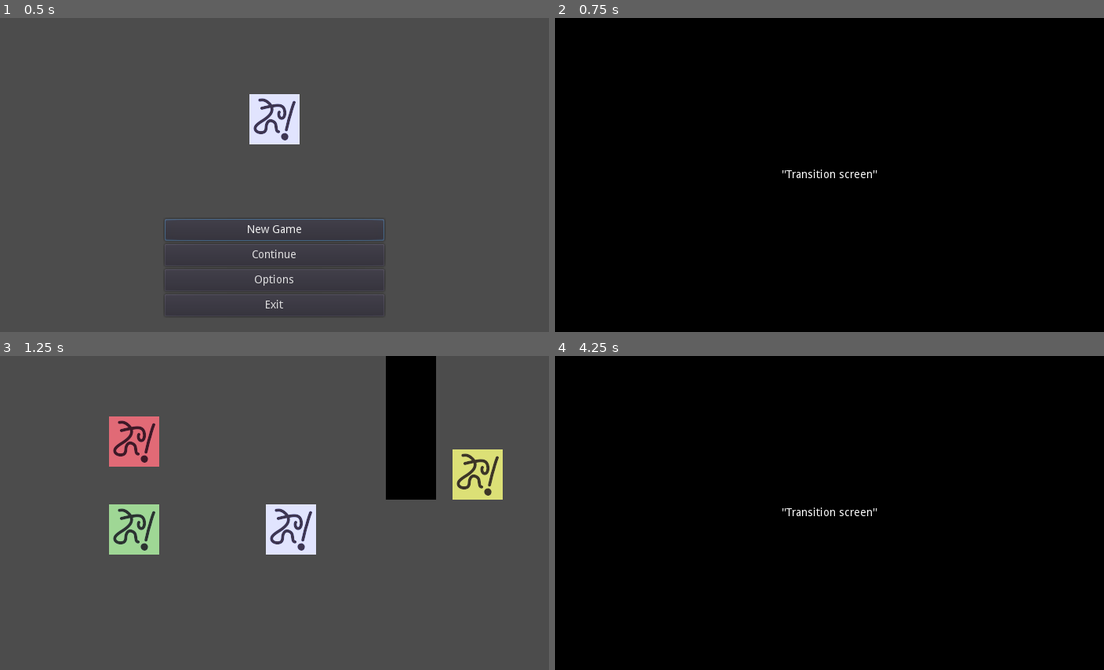
Above: before the commit, frames 1-4 (two rows, left to right).
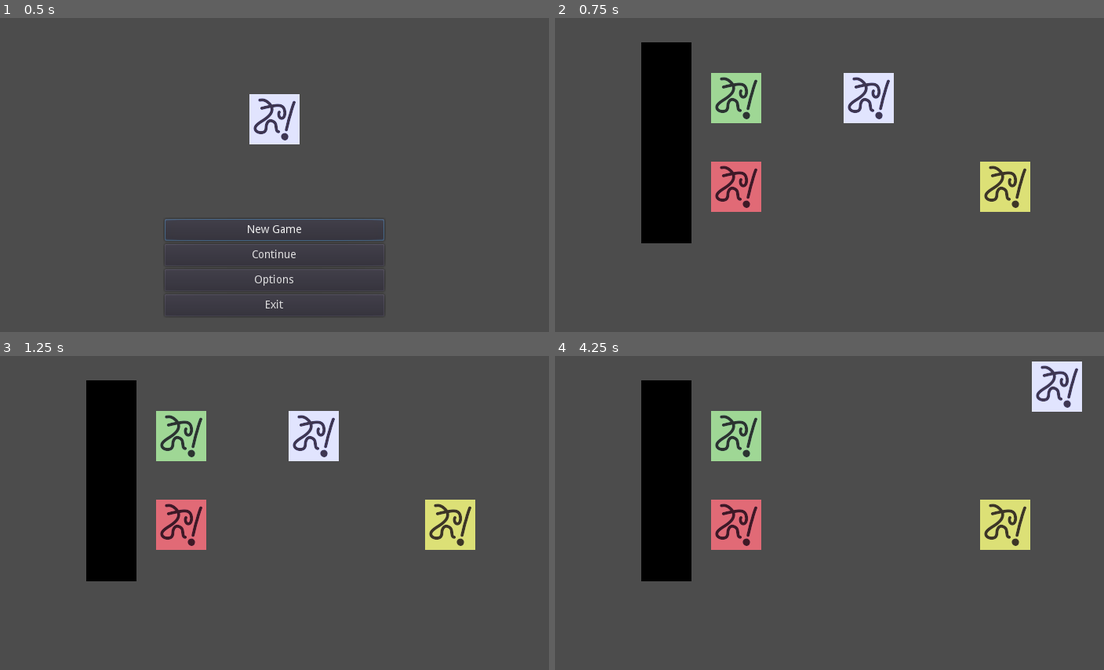
Above: after the commit, the same moments.

Repository: Kapendev/volta
Game: Godot game, scene res://src/scenes/Main.tscn
The game is run twice, just before and just after one commit, with the same random seed, the same clock (stepped at 60 frames per second) and the same inputs.
Inputs:
- Up to frame 1 (0.5 s): no input
- Up to frame 2 (0.75 s): click "Options" at 0.5 s
- Up to frame 3 (1.25 s): no input
- Up to frame 4 (4.25 s): tap Enter (ui_accept) at 1.25, 2.1, 2.27, 2.57, 3.6, 3.77, 4.07 s; hold Right (ui_right) 1.28-2.03 s; hold Enter (ui_accept) 1.28-2.03 s; hold Down (ui_down) 2.03-2.78 s; hold Right (ui_right) 2.78-3.53 s; hold Enter (ui_accept) 2.78-3.53 s; hold Up (ui_up) from 3.53 s (still down)

Frame 1 is identical in both runs. In frame 2, 94% of the frame differs, in the area x 0-100%, y 0-100%; in frame 3, 19%; in frame 4, 94%.

Commit message:
Persistent.gd: nodes can be persistent now when scene is changed

Diff:
--- a/project.godot
+++ b/project.godot
@@ -44,7 +44,9 @@
 
 [autoload]
 
+Persistent="*res://src/singletons/Persistent.gd"
 Game="*res://src/singletons/Game.gd"
+UI="*res://src/singletons/UI.gd"
 
 [display]
 
--- a/src/nodes/Event.gd
+++ b/src/nodes/Event.gd
@@ -14,12 +14,12 @@
 func move(direction: Vector2) -> void:
 	is_moving = direction != Vector2.ZERO
 	if is_moving:
-		move_and_slide(direction.normalized() * current_move_speed)
+		var _vector := move_and_slide(direction.normalized() * current_move_speed)
 		last_move_direction = direction
 
 func apply_accde(rate: int) -> void:
 	if is_moving:
-		current_move_speed = min(current_move_speed + rate, move_speed)
+		current_move_speed = int(min(current_move_speed + rate, move_speed))
 	elif current_move_speed > 0:
 		current_move_speed -= rate * 2
 		if current_move_speed < 0:
@@ -47,8 +47,8 @@
 func move_hitbox(direction: Vector2) -> void:
 	hitbox.position = direction * hitbox_offset
 
-func react() -> void:
-	print("%s: Reacting." % name)
+func react(body: KinematicBody2D) -> void:
+	print("%s -> %s" % body.name, name)
 
 func hit() -> KinematicBody2D:
 	var result: KinematicBody2D
@@ -60,5 +60,5 @@
 				smallest_distance = distance
 				result = body
 	if result:
-		result.react()
+		result.react(self)
 	return result
--- a/src/nodes/PlayerEvent.gd
+++ b/src/nodes/PlayerEvent.gd
@@ -6,6 +6,7 @@
 var move_direction := Vector2()
 
 func _ready() -> void:
+	Persistent.append(self)
 	init_hitbox()
 
 func _physics_process(_delta: float) -> void:
@@ -24,4 +25,4 @@
 	move_hitbox(last_move_direction)
 
 	if Input.is_action_just_pressed("ui_accept"):
-		hit()
+		var _body := hit()
--- a/src/nodes/SceneEvent.gd
+++ b/src/nodes/SceneEvent.gd
@@ -2,8 +2,9 @@
 extends Event
 
 export var scene := ""
+export var target_position := Vector2()
 
-func react() -> void:
+func react(body: KinematicBody2D) -> void:
 	if scene:
-		Game.show_rect(0.5)
 		Game.change_scene(scene)
+		body.set_position(target_position)
--- a/src/nodes/TextEvent.gd
+++ b/src/nodes/TextEvent.gd
@@ -3,5 +3,5 @@
 
 export var text_array := PoolStringArray()
 
-func react() -> void:
-	Game.show_textbox(text_array)
+func react(_body: KinematicBody2D) -> void:
+	UI.show_textbox(text_array)
--- a/src/scenes/Main.gd
+++ b/src/scenes/Main.gd
@@ -3,18 +3,20 @@
 enum StartMenu {NEW, CONTINUE, OPTIONS, EXIT}
 
 func _ready() -> void:
-	Game.connect("menu_pressed", self, "_on_menu_pressed")
-	Game.show_menu(["New Game", "Continue", "Options", "Exit"], BoxContainer.ALIGN_END)
+	Persistent.empty()
+	var err := UI.connect("menu_pressed", self, "_on_menu_pressed")
+	if err:
+		Game.print_error(self, "_ready", err)
+	UI.show_menu(["New Game", "Continue", "Options", "Exit"], BoxContainer.ALIGN_END)
 
 func _on_menu_pressed(index: int) -> void:
-	Game.show_rect(0.5)
 	match index:
 		StartMenu.NEW:
-			Game.change_scene("levels/TestLevel")
+			Game.change_scene("levels/TestLevel1")
 		StartMenu.CONTINUE:
-			Game.change_scene("levels/TestLevel")
+			Game.change_scene("levels/TestLevel1")
 		StartMenu.OPTIONS:
-			Game.change_scene("levels/TestLevel")
+			Game.change_scene("levels/TestLevel1")
 		StartMenu.EXIT:
-			Game.change_scene("levels/TestLevel")
-	Game.disconnect("menu_pressed", self, "_on_menu_pressed")
+			Game.change_scene("levels/TestLevel1")
+	UI.disconnect("menu_pressed", self, "_on_menu_pressed")
--- a/src/scenes/levels/TestLevel.tscn
+++ b/src/scenes/levels/TestLevel1.tscn
@@ -1,12 +1,12 @@
 [gd_scene load_steps=8 format=2]
 
-[ext_resource path="res://icon.png" type="Texture" id=1]
-[ext_resource path="res://src/nodes/PlayerEvent.gd" type="Script" id=2]
-[ext_resource path="res://src/nodes/SceneEvent.gd" type="Script" id=3]
-[ext_resource path="res://src/nodes/TextEvent.gd" type="Script" id=4]
+[ext_resource path="res://src/nodes/TextEvent.gd" type="Script" id=1]
+[ext_resource path="res://src/nodes/SceneEvent.gd" type="Script" id=2]
+[ext_resource path="res://src/nodes/PlayerEvent.gd" type="Script" id=3]
+[ext_resource path="res://icon.png" type="Texture" id=4]
 
 [sub_resource type="RectangleShape2D" id=2]
-extents = Vector2( 32, 96 )
+extents = Vector2( 32, 128 )
 
 [sub_resource type="RectangleShape2D" id=3]
 extents = Vector2( 32, 32 )
@@ -14,64 +14,65 @@
 [sub_resource type="RectangleShape2D" id=1]
 extents = Vector2( 32, 32 )
 
-[node name="TestLevel" type="Node2D"]
+[node name="TestLevel1" type="Node2D"]
 __meta__ = {
 "_edit_lock_": true
 }
 
 [node name="Wall" type="StaticBody2D" parent="."]
-position = Vector2( 524, 87 )
+position = Vector2( 142, 159 )
 
 [node name="Sprite" type="Sprite" parent="Wall"]
 modulate = Color( 0, 0, 0, 1 )
-scale = Vector2( 1, 3 )
-texture = ExtResource( 1 )
+scale = Vector2( 1, 4 )
+texture = ExtResource( 4 )
 
 [node name="CollisionShape2D" type="CollisionShape2D" parent="Wall"]
 shape = SubResource( 2 )
 
 [node name="PlayerEvent" type="KinematicBody2D" parent="."]
-position = Vector2( 371, 221 )
-script = ExtResource( 2 )
+position = Vector2( 400, 102 )
+script = ExtResource( 3 )
 
 [node name="Sprite" type="Sprite" parent="PlayerEvent"]
-texture = ExtResource( 1 )
+texture = ExtResource( 4 )
 
 [node name="CollisionShape2D" type="CollisionShape2D" parent="PlayerEvent"]
 shape = SubResource( 3 )
 
 [node name="TextEvent" type="KinematicBody2D" parent="."]
 modulate = Color( 1, 0.462745, 0.462745, 1 )
-position = Vector2( 171, 109 )
-script = ExtResource( 4 )
-text_array = PoolStringArray( "Hello world.", "This is a big BIG line of text that is used to check how fast the text will appear on the screen.", "The Textbox event.", "Nice to meet you.", "Thanks for clicking me.", "I love you.", "Bye." )
+position = Vector2( 231, 215 )
+script = ExtResource( 1 )
+text_array = PoolStringArray( "Hello world.", "[wave]This is a big BIG line of text that is used to check how fast the text will appear on the screen.", "Thanks for clicking me.", "[shake]I love you.", "Bye." )
 
 [node name="Sprite" type="Sprite" parent="TextEvent"]
-texture = ExtResource( 1 )
+texture = ExtResource( 4 )
 
 [node name="CollisionShape2D" type="CollisionShape2D" parent="TextEvent"]
 shape = SubResource( 1 )
 
 [node name="TextEvent2" type="KinematicBody2D" parent="."]
 modulate = Color( 0.705882, 0.941176, 0.588235, 1 )
-position = Vector2( 171, 221 )
-script = ExtResource( 4 )
+position = Vector2( 231, 102 )
+script = ExtResource( 1 )
 text_array = PoolStringArray( "[shake]The name of this node is...", "[wave]Bob.", "[rainbow]The end." )
 
 [node name="Sprite" type="Sprite" parent="TextEvent2"]
-texture = ExtResource( 1 )
+texture = ExtResource( 4 )
 
 [node name="CollisionShape2D" type="CollisionShape2D" parent="TextEvent2"]
 shape = SubResource( 1 )
 
 [node name="SceneEvent" type="KinematicBody2D" parent="."]
 modulate = Color( 0.976471, 0.980392, 0.462745, 1 )
-position = Vector2( 609, 151 )
-script = ExtResource( 3 )
+position = Vector2( 574, 215 )
+script = ExtResource( 2 )
 scene = "levels/TestLevel2"
+target_position = Vector2( 215, 125 )
 
 [node name="Sprite" type="Sprite" parent="SceneEvent"]
-texture = ExtResource( 1 )
+texture = ExtResource( 4 )
 
 [node name="CollisionShape2D" type="CollisionShape2D" parent="SceneEvent"]
 shape = SubResource( 1 )
--- a/src/scenes/levels/TestLevel2.tscn
+++ b/src/scenes/levels/TestLevel2.tscn
@@ -64,3 +64,16 @@
 
 [node name="CollisionShape2D" type="CollisionShape2D" parent="SceneEvent"]
 shape = SubResource( 4 )
+
+[node name="SceneEvent2" type="KinematicBody2D" parent="."]
+modulate = Color( 0.976471, 0.980392, 0.462745, 1 )
+position = Vector2( 143, 125 )
+script = ExtResource( 3 )
+scene = "levels/TestLevel1"
+target_position = Vector2( 502, 215 )
+
+[node name="Sprite" type="Sprite" parent="SceneEvent2"]
+texture = ExtResource( 1 )
+
+[node name="CollisionShape2D" type="CollisionShape2D" parent="SceneEvent2"]
+shape = SubResource( 4 )
--- a/src/scenes/ui/UI.tscn
+++ /dev/null
@@ -1,16 +0,0 @@
-[gd_scene load_steps=4 format=2]
-
-[ext_resource path="res://src/scenes/ui/UIRect.tscn" type="PackedScene" id=1]
-[ext_resource path="res://src/scenes/ui/UITextbox.tscn" type="PackedScene" id=2]
-[ext_resource path="res://src/scenes/ui/UIMenu.tscn" type="PackedScene" id=3]
-
-[node name="UI" type="CanvasLayer"]
-
-[node name="UIMenu" parent="." instance=ExtResource( 3 )]
-visible = false
-
-[node name="UITextbox" parent="." instance=ExtResource( 2 )]
-visible = false
-
-[node name="UIRect" parent="." instance=ExtResource( 1 )]
-visible = false
--- a/src/scenes/ui/UIRect.tscn
+++ /dev/null
@@ -1,13 +0,0 @@
-[gd_scene format=2]
-
-[node name="UIRect" type="ColorRect"]
-anchor_right = 1.0
-anchor_bottom = 1.0
-color = Color( 0, 0, 0, 1 )
-
-[node name="Label" type="Label" parent="."]
-anchor_right = 1.0
-anchor_bottom = 1.0
-text = "\"Transition screen\""
-align = 1
-valign = 1
--- a/src/singletons/Game.gd
+++ b/src/singletons/Game.gd
@@ -1,68 +1,9 @@
 extends Node
 
-signal menu_pressed(index)
-signal textbox_hidden()
+const SCENE_DIR := "res://src/scenes/"
 
-enum States {NOTHING, TEXTBOX}
-
-const SCENE_DIR := "res://src/scenes/"
-const UIBUTTON_RES := preload("res://src/scenes/ui/UIButton.tscn")
-
-var count := 0
-var state := 0
-var state_args: PoolStringArray
-
-var textbox_speed := 32
-
-var menu: VBoxContainer
-var textbox: VBoxContainer
-var textbox_label: RichTextLabel
-var rect: ColorRect
-
-func _ready() -> void:
-	add_child(load("res://src/scenes/ui/UI.tscn").instance())
-	menu = get_node("UI/UIMenu")
-	textbox = get_node("UI/UITextbox")
-	textbox_label = get_node("UI/UITextbox/Panel/Label")
-	rect = get_node("UI/UIRect")
-	set_state(States.NOTHING)
-	set_pause_mode(Node.PAUSE_MODE_PROCESS)
-	hide_all()
-
-func _input(event: InputEvent) -> void:
-	match state:
-		States.TEXTBOX:
-			_state_input_textbox(event)
-
-func _process(delta: float) -> void:
-	match state:
-		States.TEXTBOX:
-			_state_process_textbox(delta)
-
-func _state_input_textbox(event: InputEvent) -> void:
-	if event.is_action_pressed("ui_accept"):
-		if textbox_label.percent_visible == 1.0:
-			if count < len(state_args):
-				textbox_label.set_bbcode(state_args[count])
-				textbox_label.percent_visible = 0.0
-				count += 1
-			else:
-				hide_textbox()
-				set_state(States.NOTHING)
-		else:
-			textbox_label.percent_visible = 1.0
-
-func _state_process_textbox(delta: float) -> void:
-	if textbox_label.percent_visible < 1.0:
-		textbox_label.percent_visible += \
-		1.0 / textbox_label.get_total_character_count() * textbox_speed * delta
-	elif textbox_label.percent_visible > 1.0:
-		textbox_label.percent_visible = 1.0
-
-func _on_menu_button_pressed(index: int) -> void:
-	unpause()
-	hide_menu()
-	emit_signal("menu_pressed", index)
+func print_error(node: Node, func_name: String, err: int) -> void:
+	printerr("%s: %s -> error = %d" % [node.name, func_name, err])
 
 func pause() -> void:
 	get_tree().set_pause(true)
@@ -73,68 +14,9 @@
 	tree.set_pause(false)
 
 func change_scene(scene: String) -> void:
-	get_tree().change_scene(SCENE_DIR + scene + ".tscn")
+	var err := get_tree().change_scene(SCENE_DIR + scene + ".tscn")
+	if err:
+		print_error(self, "change_scene", err)
 
 func get_current_scene() -> Node:
 	return get_tree().get_current_scene()
-
-func set_state(new_state: int, args := PoolStringArray()) -> void:
-	state = new_state
-	if state:
-		pause()
-		count = 0
-		state_args = args
-	else:
-		unpause()
-	set_process_input(state != States.NOTHING)
-	set_process(is_processing_input())
-
-func show_menu(args: PoolStringArray, alignment := BoxContainer.ALIGN_CENTER) -> void:
-	if args:
-		pause()
-		menu.show()
-		for i in range(len(args)):
-			var button := UIBUTTON_RES.instance()
-			button.connect("pressed", self, "_on_menu_button_pressed", [i])
-			button.set_text(args[i])
-			menu.add_child(button)
-			menu.set_alignment(alignment)
-			if i == 0:
-				button.grab_focus()
-
-func hide_menu() -> void:
-	menu.hide()
-	for button in menu.get_children():
-		button.queue_free()
-
-func show_textbox(args: PoolStringArray, alignment := BoxContainer.ALIGN_END) -> void:
-	if args:
-		set_state(States.TEXTBOX, args)
-		textbox.show()
-		textbox.set_alignment(alignment)
-		textbox_label.set_bbcode(state_args[count])
-		textbox_label.percent_visible = 0.0
-		count += 1
-
-func append_textbox(text: String) -> void:
-	textbox_label.append_bbcode(text)
-
-func hide_textbox() -> void:
-	emit_signal("textbox_hidden")
-	textbox.hide()
-
-func show_rect(time := 0.0) -> void:
-	rect.show()
-	if time > 0.0:
-		pause()
-		yield(get_tree().create_timer(time), "timeout")
-		unpause()
-		rect.hide()
-
-func hide_rect() -> void:
-	rect.hide()
-
-func hide_all() -> void:
-	hide_menu()
-	hide_textbox()
-	hide_rect()
--- /dev/null
+++ b/src/singletons/Persistent.gd
@@ -0,0 +1,16 @@
+extends Node
+
+func append(new_node: Node) -> void:
+	if new_node.get_parent() != self:
+		var is_persistent := false
+		for node in get_children():
+			if node.name == new_node.name:
+				is_persistent = true
+				break
+		if not is_persistent:
+			add_child(new_node.duplicate())
+		new_node.queue_free()
+
+func empty() -> void:
+	for node in get_children():
+		node.queue_free()
--- /dev/null
+++ b/src/singletons/UI.gd
@@ -0,0 +1,106 @@
+extends Node
+
+signal menu_pressed(index)
+signal textbox_hidden()
+
+enum States {NOTHING, MENU, TEXTBOX}
+
+const UIBUTTON_RES := preload("res://src/scenes/ui/UIButton.tscn")
+const UIMENU_RES := preload("res://src/scenes/ui/UIMenu.tscn")
+const UITEXTBOX_RES := preload("res://src/scenes/ui/UITextbox.tscn")
+
+var count := 0
+var state := 0
+var state_args: PoolStringArray
+
+var canvas := CanvasLayer.new()
+var menu: VBoxContainer = UIMENU_RES.instance()
+var textbox: VBoxContainer = UITEXTBOX_RES.instance()
+
+var textbox_speed := 26
+var textbox_label: RichTextLabel
+
+func _ready() -> void:
+	add_child(canvas)
+	canvas.add_child(menu)
+	canvas.add_child(textbox)
+	textbox_label = textbox.get_node("Panel/Label")
+	set_state(States.NOTHING)
+	set_pause_mode(Node.PAUSE_MODE_PROCESS)
+
+func _process(delta: float) -> void:
+	match state:
+		States.TEXTBOX:
+			_state_textbox(delta)
+
+func _state_textbox(delta: float) -> void:
+	var total_char_count := textbox_label.get_total_character_count()
+	var percent_visible := textbox_label.get_percent_visible()
+	if Input.is_action_just_pressed("ui_accept"):
+		if percent_visible == 1.0:
+			if count < len(state_args):
+				percent_visible = 0.0
+				textbox_label.set_bbcode(state_args[count])
+				count += 1
+			else:
+				set_state(States.NOTHING)
+		elif percent_visible != 0.0:
+			percent_visible = 1.0
+			textbox_label.set_percent_visible(percent_visible)
+
+	if percent_visible < 1.0 and total_char_count != 0.0:
+		percent_visible += (1.0 / total_char_count) * textbox_speed * delta
+		textbox_label.set_percent_visible(percent_visible)
+	elif percent_visible > 1.0:
+		percent_visible = 1.0
+		textbox_label.set_percent_visible(percent_visible)
+
+func _on_menu_button_pressed(index: int) -> void:
+	set_state(States.NOTHING)
+	emit_signal("menu_pressed", index)
+
+func set_state(new_state: int, args := PoolStringArray()) -> void:
+	count = 0
+	state_args = args
+	if new_state == States.NOTHING:
+		set_process(false)
+		Game.unpause()
+		menu.hide()
+		textbox.hide()
+		match state:
+			States.MENU:
+				for node in menu.get_children():
+					node.queue_free()
+			States.TEXTBOX:
+				emit_signal("textbox_hidden")
+	else:
+		set_process(true)
+		Game.pause()
+	state = new_state
+
+func show_menu(args: PoolStringArray, alignment := BoxContainer.ALIGN_CENTER) -> void:
+	set_state(States.MENU, args)
+	menu.show()
+	for i in range(len(args)):
+		var button := UIBUTTON_RES.instance()
+		var err := button.connect("pressed", self, "_on_menu_button_pressed", [i])
+		if err:
+			Game.print_error(self, "show_menu", err)
+		button.set_text(args[i])
+		menu.add_child(button)
+		menu.set_alignment(alignment)
+		if i == 0:
+			button.grab_focus()
+
+func show_textbox(args: PoolStringArray, alignment := BoxContainer.ALIGN_END) -> void:
+	set_state(States.TEXTBOX, args)
+	textbox.show()
+	textbox.set_alignment(alignment)
+	textbox_label.set_bbcode(state_args[count])
+	textbox_label.set_percent_visible(0.0)
+	count += 1
+
+func append_textbox(text: String) -> void:
+	var err := textbox_label.append_bbcode(text)
+	if err:
+		Game.print_error(self, "append_textbox", err)
Binary file changed: .pictures/state1.png
Binary file changed: .pictures/state2.png
